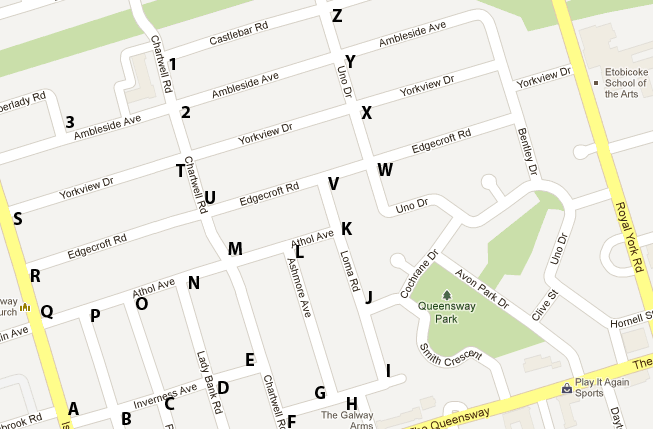
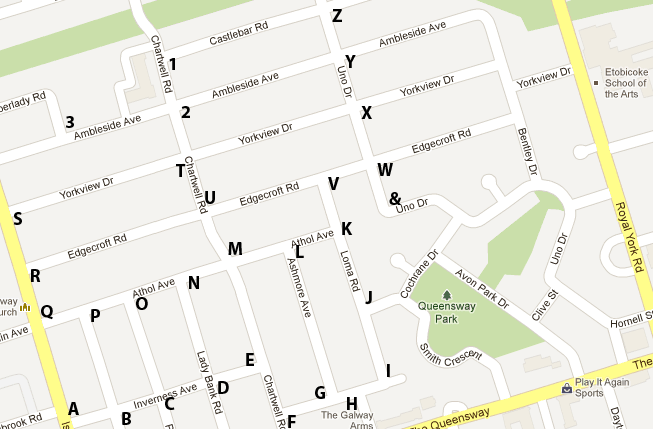
Before/after of a 653px x 429px layered artwork. What changed in the layer stack:
added layer "&" in group "Intersections" over bbox(389, 192, 402, 205)
